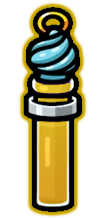
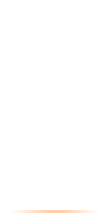
Before/after of a 106 × 218 layered artwork. What changed in the layer stack:
added layer "Line 1" above "Hue/Saturation 2" over [10, 210, 99, 213]
hid "Layer 4" over [35, 82, 71, 204]
hid "Layer 3" over [23, 6, 83, 213]
